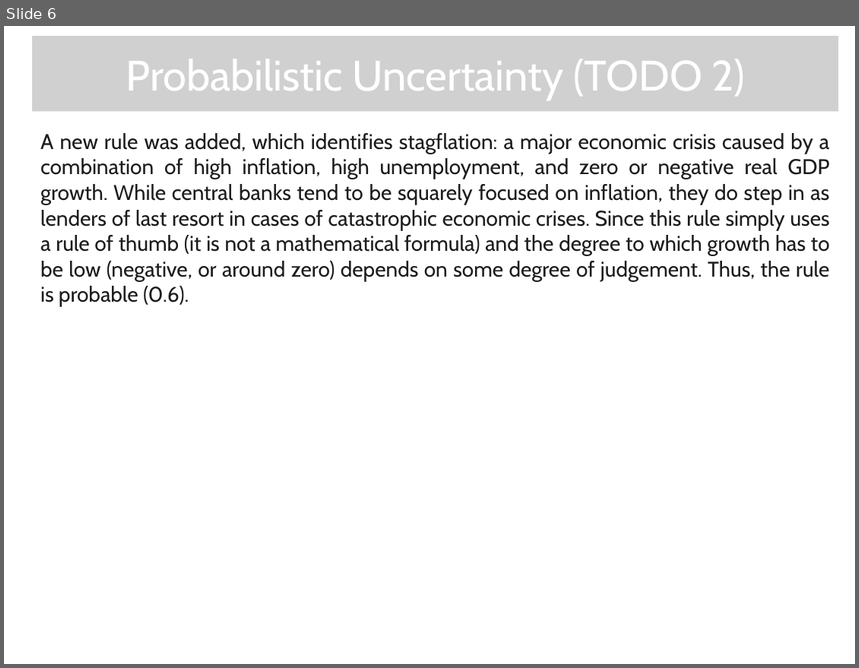
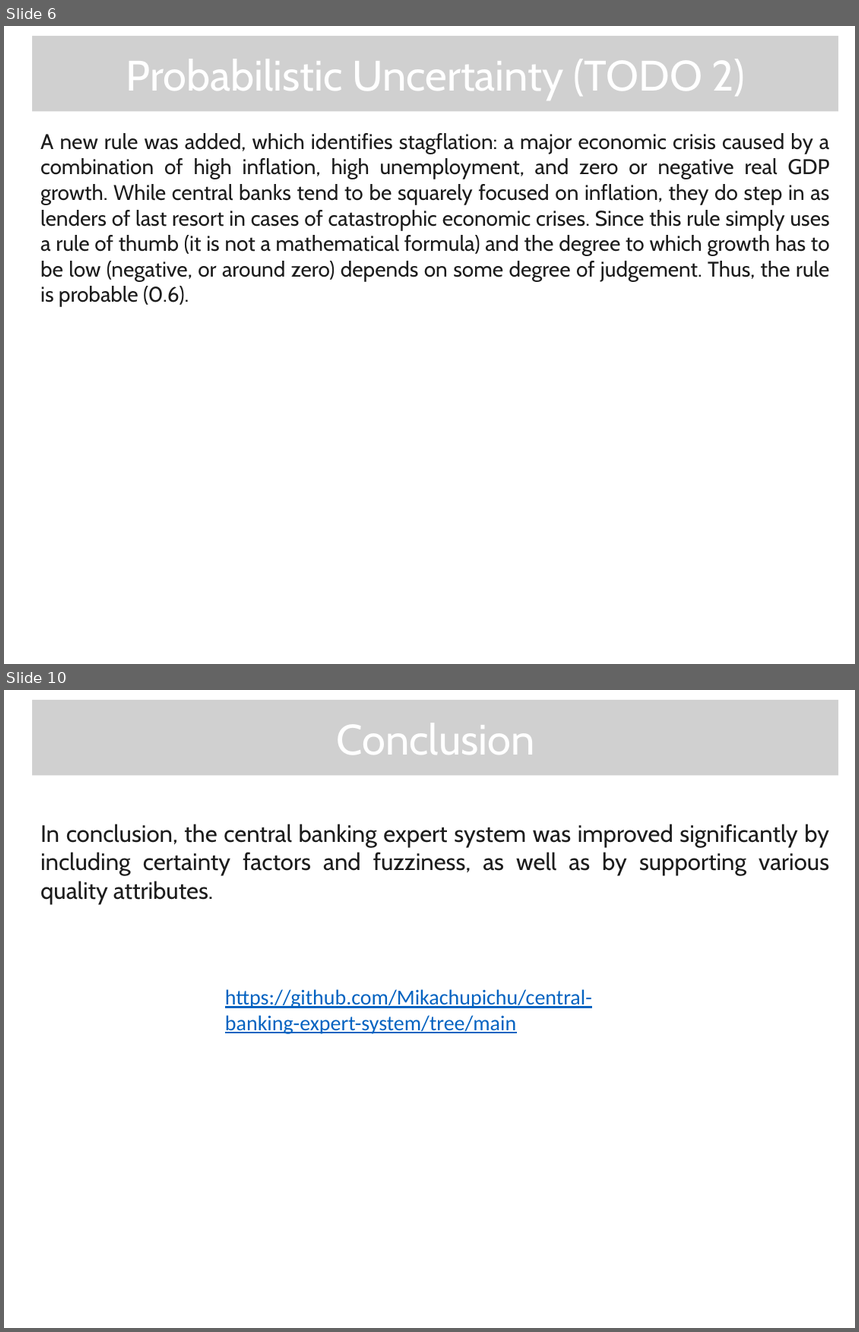
Before and after one commit to Mikachupichu/central-banking-expert-system, a slide deck: A-D2.pptx. Shown one above the other, each under a label of ours: slide 6 before the commit, slides 6 and 10 after it; the slides between them are not shown. The pictures are 859x668 and 859x1332 pixels, drawn with LibreOffice and Linux fonts; fonts in the diff are those of the drawing; grey boxes stand for pictures; background and template pictures are left out. Boxes give left, top, right and bottom in pixels: in the first picture for what was removed or moved away, otherwise in the second. Text is boxed around its words. In the diff, an @@ line names an element or a change of style, - is before the commit and + after.

```diff
--- a/A-D2.pptx
+++ b/A-D2.pptx
@@ slide 10 added at bbox=[4, 690, 855, 1328], background picture (left out) @@
@@ picture added at bbox=[32, 699, 838, 775] @@
@@ text added at bbox=[337, 723, 535, 755], 36 pt, text #FFFFFF @@
+Conclusion
@@ text added at bbox=[40, 824, 829, 904], 20 pt, text #1C1C1C @@
+In conclusion, the central banking expert system was improved significantly by including certainty factors and fuzziness, as well as by supporting various quality attributes.
@@ text added at bbox=[225, 989, 592, 1034], 18 pt, text #0563C1, underline @@
+https://github.com/Mikachupichu/central-banking-expert-system/tree/main
```
Also in this commit, not shown: 3 slides changed, 2 other slides added, 2 slides removed, 1 other file.
